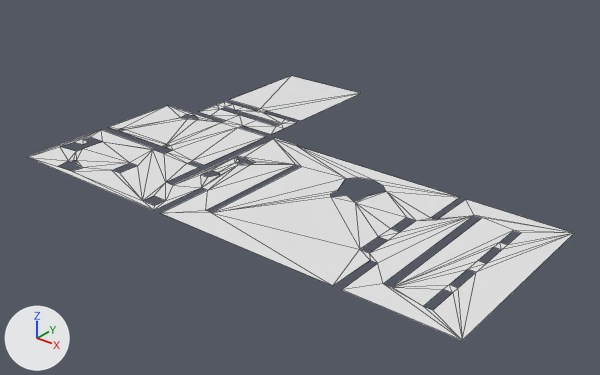
An edit to the glTF model models/nav.glb, drawn before and after from the same camera.
Camera for both pictures: a 50 mm lens placed at (26.9, -35.1, 23.1), pointed at (-5.2, 5.1, -1.8). Lighting does not change. The marker at lower left points along +X, +Y and +Z. Mesh edges are drawn as thin lines. Where no turn or scale is listed for an object, it has been applied to the vertices. Vertices at the same position are counted once.
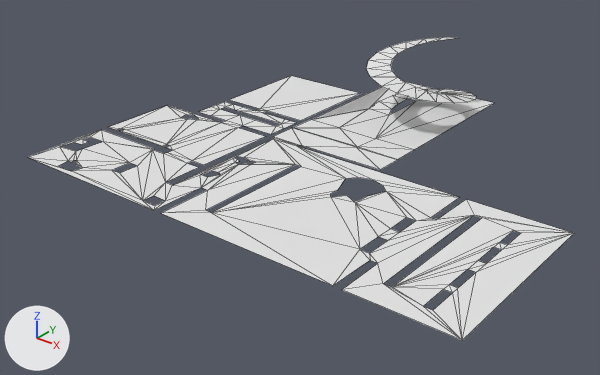
Commit message: nav mesh test

Where the newer file only moved an object's origin or applied its transform, the numbers keep the older frame.

Changed parts and their boxes (x1, y1, x2, y2) in the pictures (600 x 375 px):
'Mesh_0', reshaped (15% taller): before (28, 76, 574, 340); after (28, 37, 574, 340)
part 1 of me_mesh_0, added: after (293, 37, 494, 170)
part 2 of me_mesh_0, added: after (273, 128, 380, 170)

Edits to the bpy script that builds the scene:
```text
Change me_mesh_0:
    used by ob_mesh_0; location = (-20.49, 19.3, 0.0)
    verts and faces of me_mesh_0; kept vertices keep their numbers, new ones are numbered from 171
    before: 113 (13.2, -11.8, 0.0) at pixel (297, 145), 114 (11.1, -11.8, 0.0) at pixel (274, 137)
    remove me_mesh_0.from_pydata(...)  # 171 vertices, 207 faces; spans x 0.0..33.6, y -25.1..0.0, z 0.0..0.1
    add me_mesh_0.from_pydata(...)  # 244 vertices, 283 faces; spans x 0.0..33.6, y -25.1..4.9, z 0.0..5.5
    me_mesh_0 part 1: a new loose piece of 67 vertices spanning x 10.8..21.3, y -11.7..4.9, z 0.0..5.5
    me_mesh_0 part 2
    add verts[171] = (10.8, -11.7, 0.0)  # pixel (273, 136)
    add verts[172] = (20.1, -11.7, 0.0)  # pixel (380, 169)
    add verts[173] = (10.8, -11.7, 0.0)  # pixel (273, 136)
    add verts[174] = (13.5, -11.7, 0.0)  # pixel (302, 145)
    add verts[175] = (16.7, -9.6, 0.0)  # pixel (356, 147)
    add verts[176] = (10.8, -9.6, 0.0)  # pixel (291, 127)
    add faces += [(174, 175, 176), (172, 175, 174), (173, 174, 176), (171, 174, 173), (114, 174, 171), (113, 174, 114)]
```
